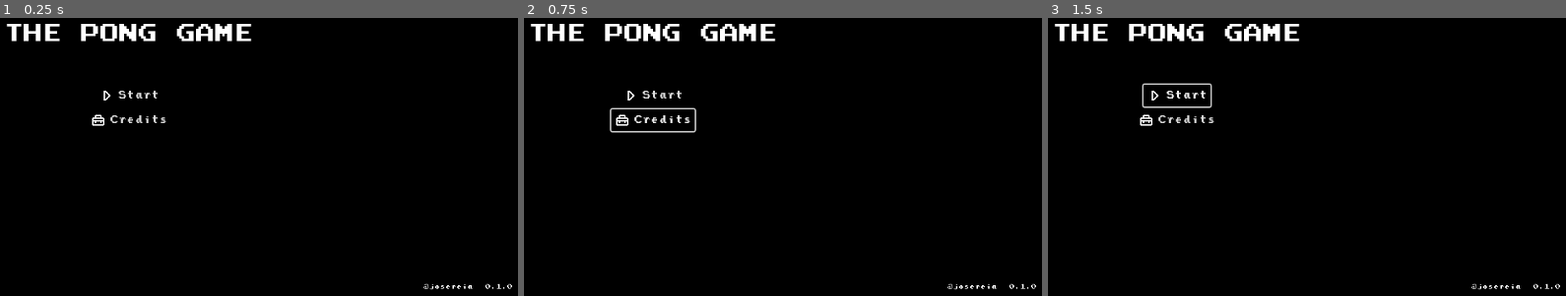
Above: before the commit, frames 1-3 (left to right).
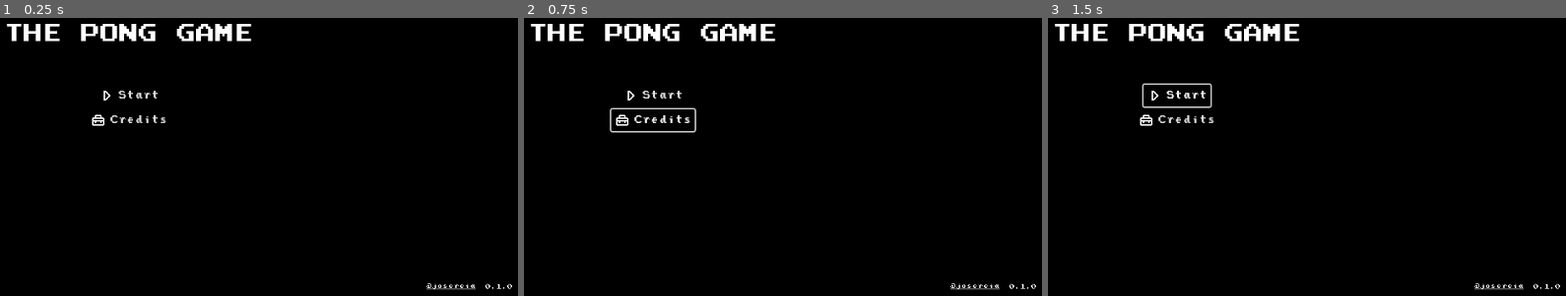
Above: after the commit, the same moments.

Repository: josereia/the_pong_game
Game: Godot game, scene res://scenes/main.tscn
Two runs of this game, one before a commit and one after it. Both use one fixed random seed, a clock stepped at 60 frames per second and the inputs below.
Inputs:
- Up to frame 1 (0.25 s): no input
- Up to frame 2 (0.75 s): click "Credits" at 0.5 s
- Up to frame 3 (1.5 s): click "Start" at 1.25 s

The runs differ from the first frame. In frame 1, 0.2% of the frame differs, in the area x 81-92%, y 95-98%; in frame 2, 0.2%; in frame 3, 0.2%.

Commit message:
feat(scenes/main): replace the label credits with the link button for github

Diff:
--- a/scenes/main.tscn
+++ b/scenes/main.tscn
@@ -67,13 +67,12 @@
 horizontal_alignment = 1
 vertical_alignment = 1
 
-[node name="Credits" type="Label" parent="."]
-offset_left = 1007.0
-offset_top = 619.0
-offset_right = 1079.0
-offset_bottom = 642.0
+[node name="Credits" type="LinkButton" parent="."]
+offset_left = 1011.0
+offset_top = 625.0
+offset_right = 1083.0
+offset_bottom = 637.0
 theme = ExtResource("1_luhml")
 theme_override_font_sizes/font_size = 8
 text = "@josereia"
-horizontal_alignment = 1
-vertical_alignment = 1
+uri = "https://github.com/josereia"
--- a/scripts/main.gd
+++ b/scripts/main.gd
@@ -3,9 +3,6 @@
 func _ready() -> void:
 	$Version.text = getGameVersion()
 
-func _process(delta: float) -> void:
-	pass
-
 func getGameVersion() -> String:
 	var version = ProjectSettings.get_setting("application/config/version")
 	return version
--- a/styles/theme.tres
+++ b/styles/theme.tres
@@ -11,3 +11,5 @@
 Button/styles/hover = ExtResource("2_nqffp")
 Button/styles/normal = ExtResource("3_btxiw")
 Label/fonts/font = ExtResource("1_hyye8")
+LinkButton/font_sizes/font_size = 12
+LinkButton/fonts/font = ExtResource("1_hyye8")
